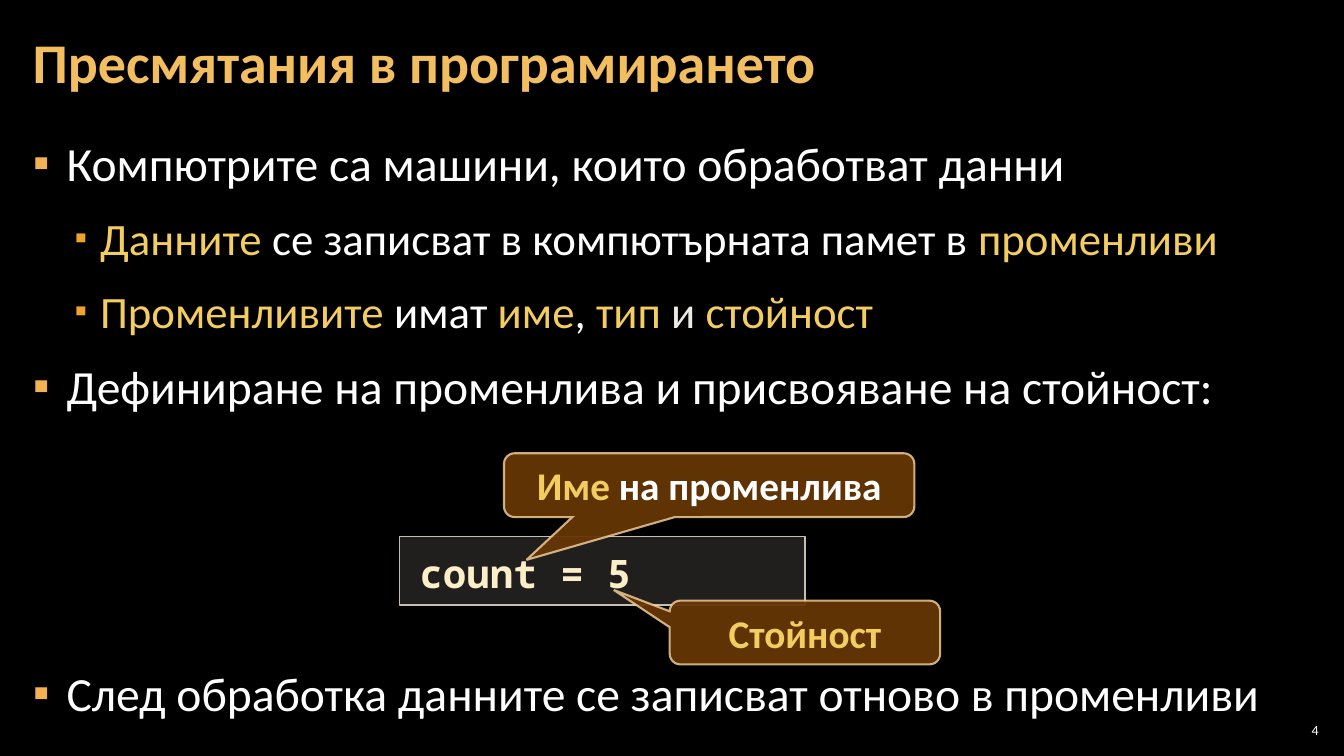
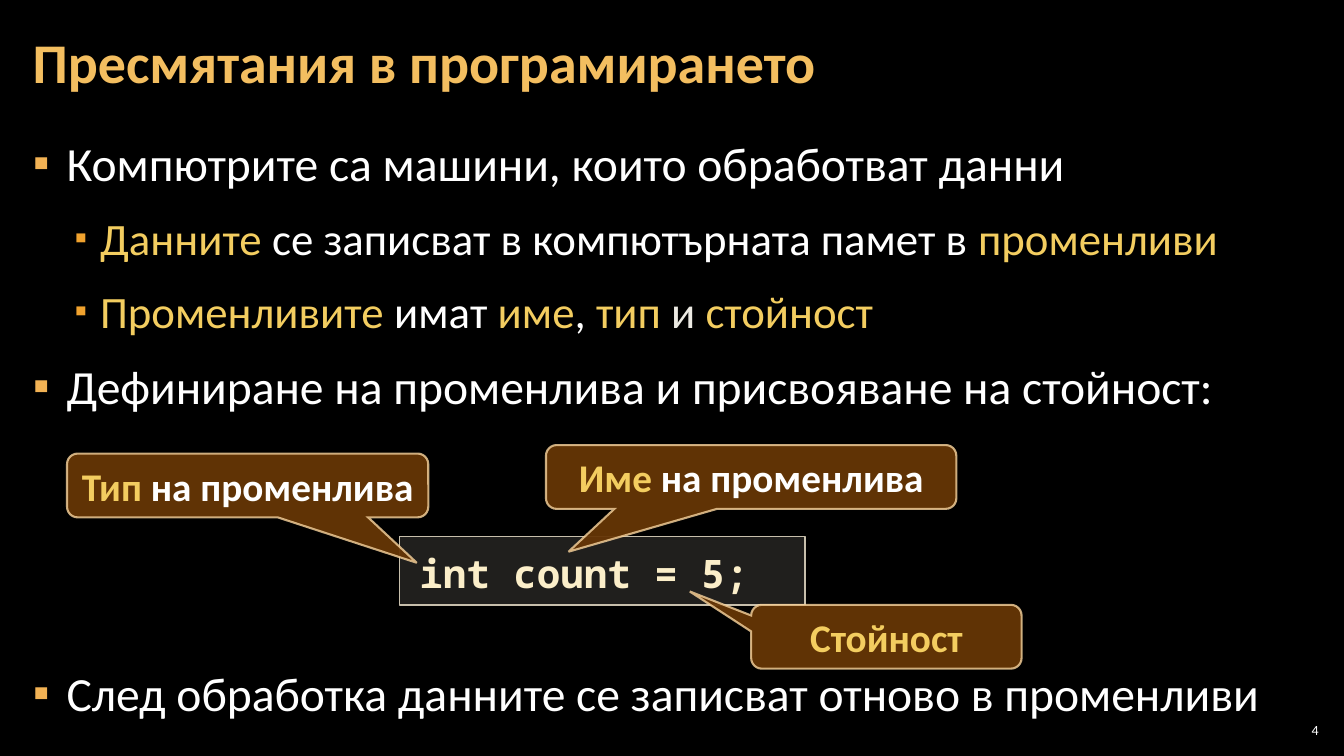
Before and after one commit to Software-University/C-plus-plus, a slide deck: slide 4 of 2. Simple-Calculations/2. Simple-Calculations.pptx. Drawn at 1344x756 pixels with LibreOffice and Linux fonts; fonts in the diff are those of the drawing; background and template pictures are left out. Boxes give left, top, right and bottom in pixels: in the first picture for what was removed or moved away, otherwise in the second. Text is boxed around its words. In the diff, an @@ line names an element or a change of style, - is before the commit and + after.

```diff
--- a/2. Simple-Calculations/2. Simple-Calculations.pptx
+++ b/2. Simple-Calculations/2. Simple-Calculations.pptx
@@ rounded speech box "Име на променлива": place and size @@
-rounded speech box "Име на променлива" at (504, 454, 914, 517)
+rounded speech box "Име на променлива" at (545, 446, 956, 509)
@@ rounded speech box added at (67, 454, 427, 517), fill #663606 at 95% opacity, outline #F8D49E 1.5 pt, 28 pt, text #FFFFFF, bold @@
+Тип на променлива
@@ text in rectangle at (420, 552, 748, 599): text changed @@
-count = 5
+int count = 5;
@@ rounded speech box "Стойност": place and size @@
-rounded speech box "Стойност" at (669, 601, 940, 664)
+rounded speech box "Стойност" at (751, 605, 1021, 668)
@@ rounded speech box "Стойност" at (751, 605, 1021, 668): proportions changed @@
```
Also in this commit, not shown: 11 other slides changed.
